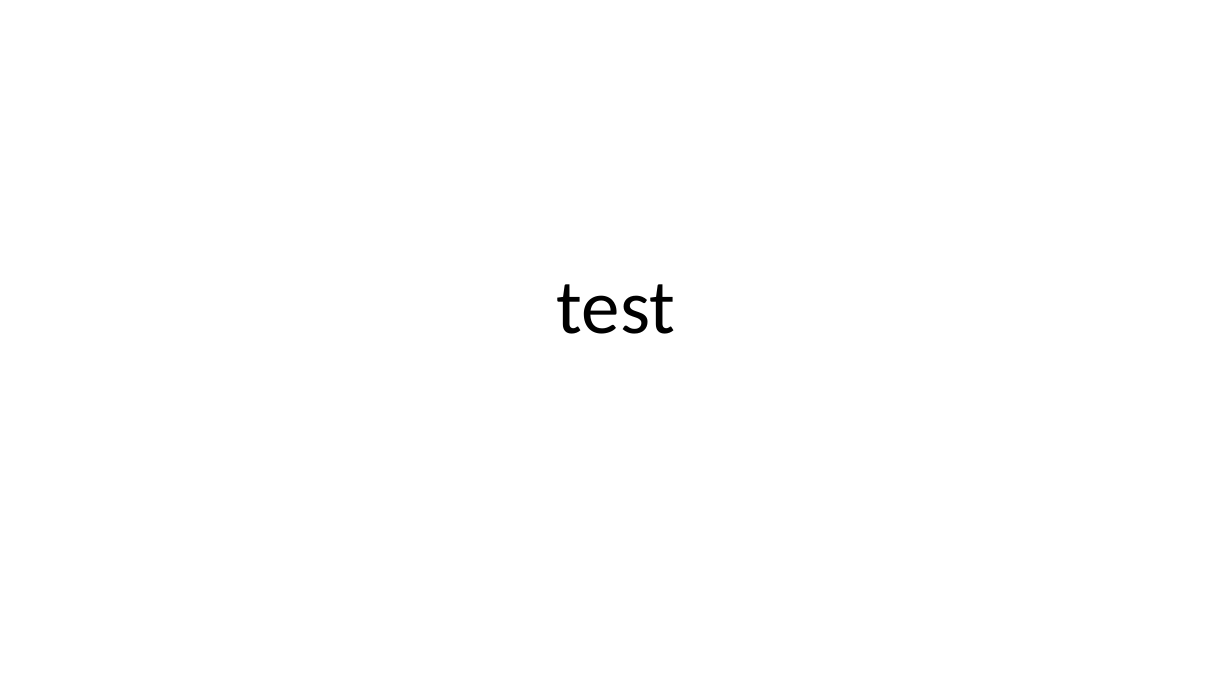
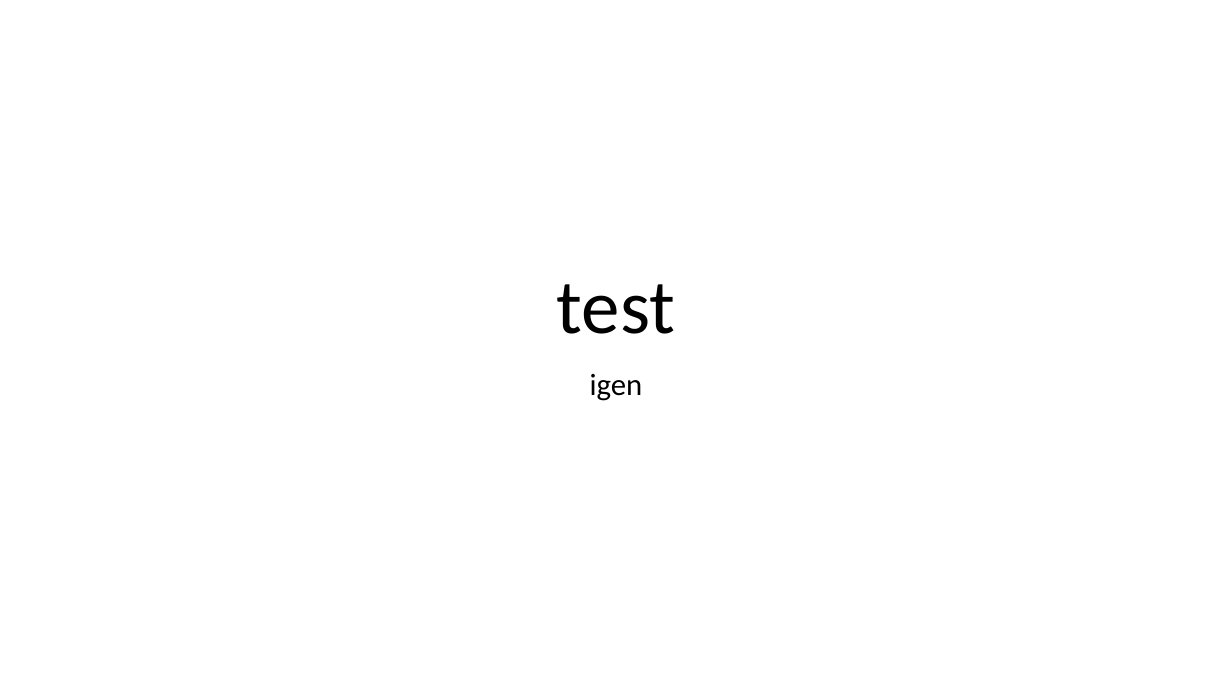
Before and after one commit to johodev/docs, a slide deck: slide 1 of test.pptx. Drawn at 1232x693 pixels with LibreOffice and Linux fonts; fonts in the diff are those of the drawing. Boxes give left, top, right and bottom in pixels: in the first picture for what was removed or moved away, otherwise in the second. Text is boxed around its words. In the diff, an @@ line names an element or a change of style, - is before the commit and + after.

Commit message:
added sub header

```diff
--- a/test.pptx
+++ b/test.pptx
@@ subtitle added at bbox=[590, 374, 643, 401], 24 pt, text #000000 @@
+igen
```
